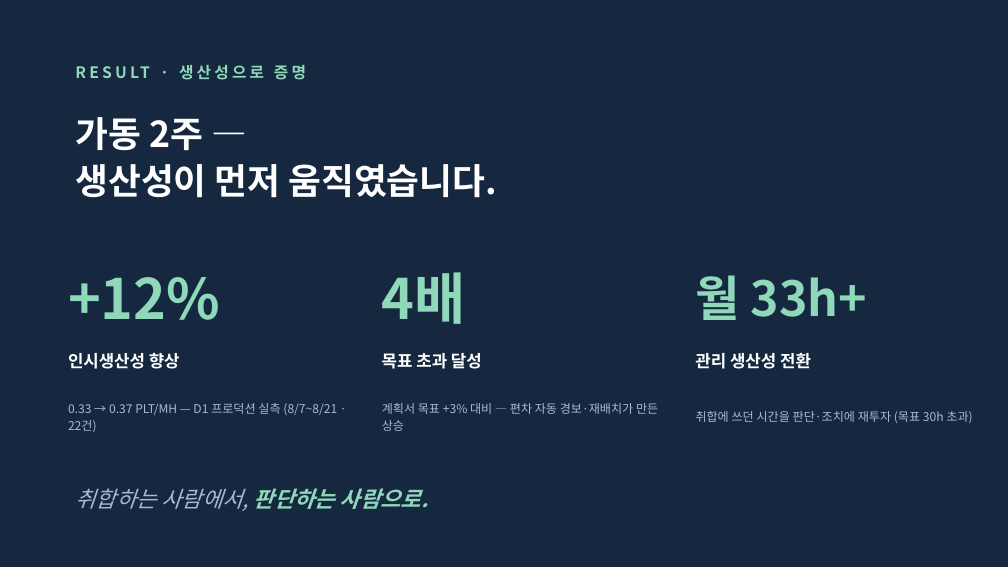
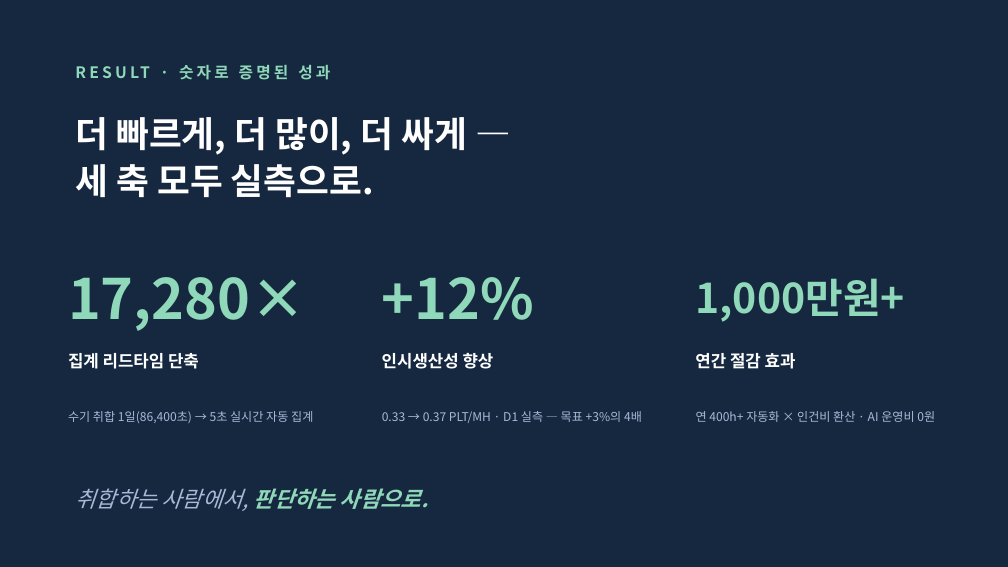
Before and after one commit to hodoo0831-coder/zenf-, a slide deck: slide 9 of ZEN_ZAIC_보고자료.pptx. Drawn at 1008x567 pixels with LibreOffice and Linux fonts; fonts in the diff are those of the drawing. Boxes give left, top, right and bottom in pixels: in the first picture for what was removed or moved away, otherwise in the second. Text is boxed around its words. In the diff, an @@ line names an element or a change of style, - is before the commit and + after.

```diff
--- a/ZEN_ZAIC_보고자료.pptx
+++ b/ZEN_ZAIC_보고자료.pptx
@@ text at bbox=[179, 65, 330, 80]: text changed @@
-RESULT · 생산성으로 증명
+RESULT · 숫자로 증명된 성과
@@ text at bbox=[75, 117, 468, 197]: text changed @@
-가동 2주 —
-생산성이 먼저 움직였습니다.
+더 빠르게, 더 많이, 더 싸게 —
+세 축 모두 실측으로.
@@ text at bbox=[68, 277, 306, 331]: text changed @@
-+12%
+17,280×
@@ text at bbox=[382, 277, 534, 320]: text changed @@
-4배
++12%
@@ text at bbox=[696, 278, 905, 322]: text changed; size 46 to 39 pt @@
-월 33h+
+1,000만원+
@@ text at bbox=[68, 353, 199, 369]: text changed @@
-인시생산성 향상
+집계 리드타임 단축
@@ text at bbox=[382, 353, 494, 369]: text changed @@
-목표 초과 달성
+인시생산성 향상
@@ text at bbox=[695, 353, 796, 369]: text changed @@
-관리 생산성 전환
+연간 절감 효과
@@ text at bbox=[68, 411, 313, 423]: text changed @@
-0.33 → 0.37 PLT/MH — D1 프로덕션 실측 (8/7~8/21 · 22건)
+수기 취합 1일(86,400초) → 5초 실시간 자동 집계
@@ text at bbox=[382, 411, 642, 423]: text changed @@
-계획서 목표 +3% 대비 — 편차 자동 경보·재배치가 만든 상승
+0.33 → 0.37 PLT/MH · D1 실측 — 목표 +3%의 4배
@@ text at bbox=[696, 411, 935, 422]: text changed @@
-취합에 쓰던 시간을 판단·조치에 재투자 (목표 30h 초과)
+연 400h+ 자동화 × 인건비 환산 · AI 운영비 0원
```
